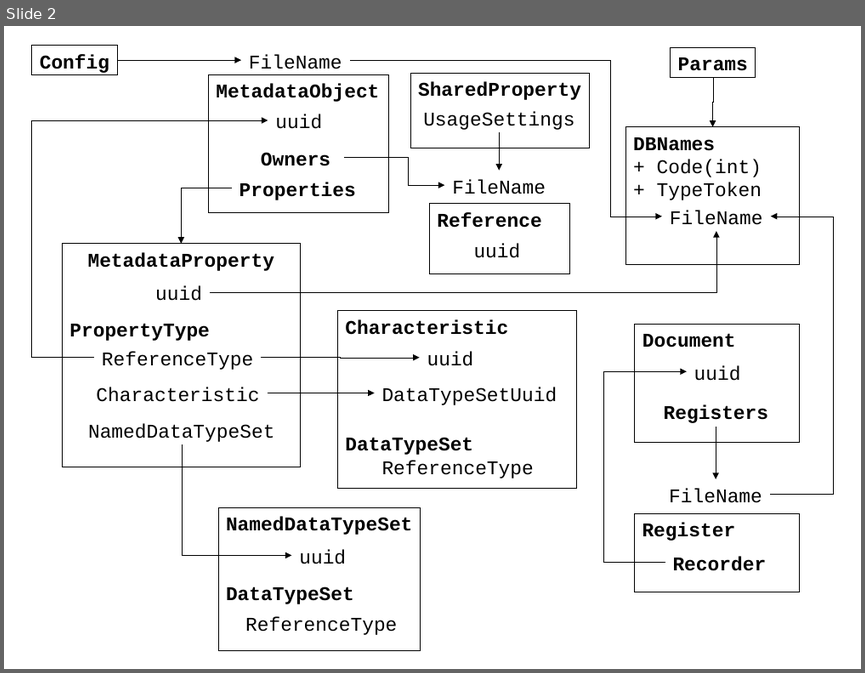
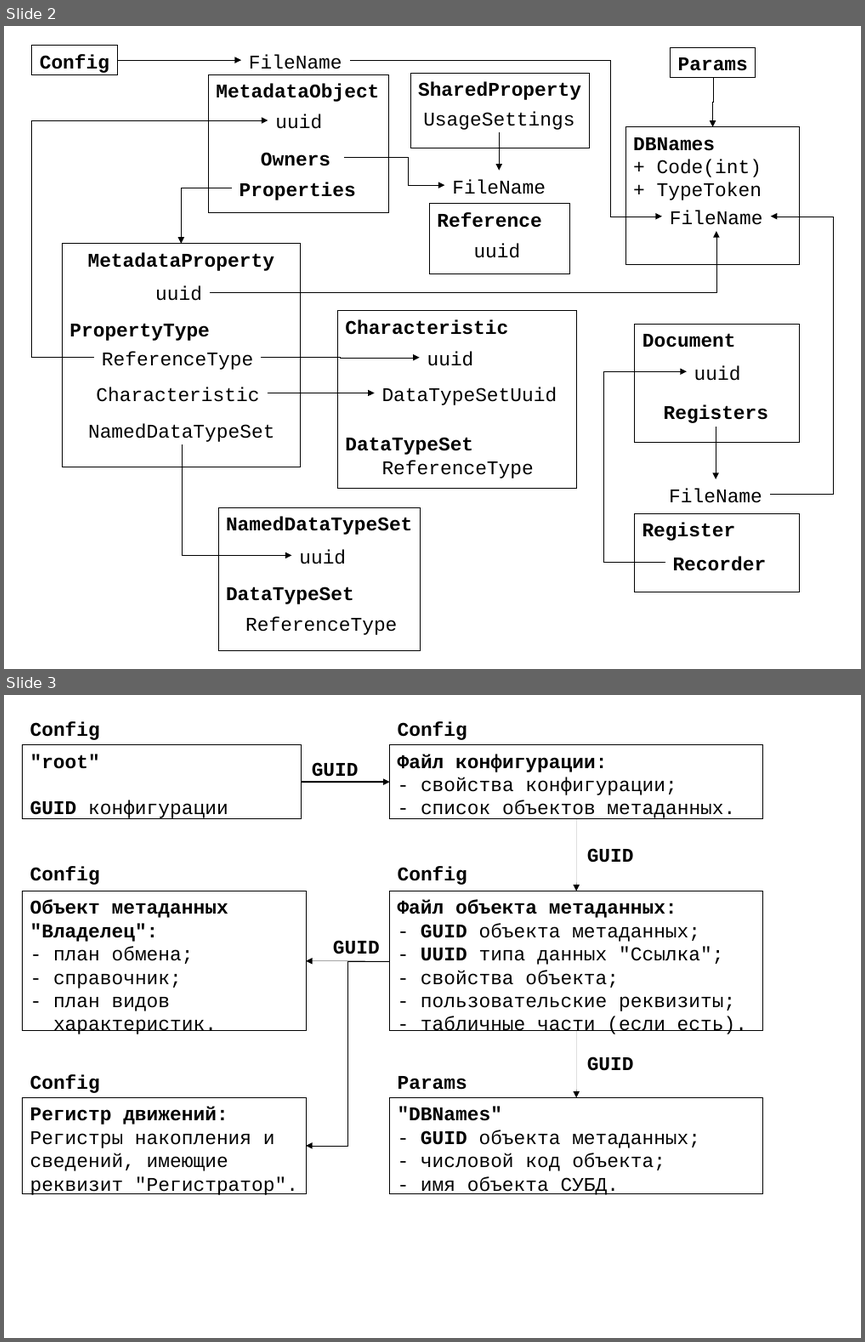
Before and after one commit to zhichkin/dajet-metadata, a slide deck: doc/Class diagram.odp. Shown one above the other, each under a label of ours: slide 2 before the commit, slides 2 and 3 after it. The pictures are 865x673 and 865x1342 pixels, drawn with LibreOffice and Linux fonts; fonts in the diff are those of the drawing. Boxes give left, top, right and bottom in pixels: in the first picture for what was removed or moved away, otherwise in the second. Text is boxed around its words. In the diff, an @@ line names an element or a change of style, - is before the commit and + after.

```diff
--- a/doc/Class diagram.odp
+++ b/doc/Class diagram.odp
@@ slide 3 added at [4, 695, 861, 1338], background #FFFFFF @@
@@ rectangle added at [23, 745, 301, 818], outline #000000 0 pt, 18 pt, text #000000 @@
+"root"
+GUID конфигурации
@@ text added at [30, 722, 100, 740], 18 pt, text #000000, bold @@
+Config
@@ rectangle added at [390, 745, 763, 818], outline #000000 0 pt, 18 pt, text #000000 @@
+Файл конфигурации:
+- свойства конфигурации;
+- список объектов метаданных.
@@ text added at [398, 722, 467, 740], 18 pt, text #000000, bold @@
+Config
@@ text added at [312, 762, 358, 783], 18 pt, text #000000, bold @@
+GUID
@@ arrow added from (301, 782) to (390, 782), #000000 1.5 pt @@
@@ arrow added from (576, 818) to (576, 891), #000000 0 pt @@
@@ text added at [30, 866, 100, 885], 18 pt, text #000000, bold @@
+Config
@@ text added at [398, 866, 467, 885], 18 pt, text #000000, bold @@
+Config
@@ text added at [587, 848, 634, 862], 18 pt, text #000000, bold @@
+GUID
@@ rectangle added at [23, 891, 307, 1031], outline #000000 0 pt, 18 pt, text #000000 @@
+Объект метаданных
+"Владелец":
+- план обмена;
+- справочник;
+- план видов
+характеристик.
@@ rectangle added at [390, 891, 763, 1031], outline #000000 0 pt, 18 pt, text #000000 @@
+Файл объекта метаданных:
+- GUID объекта метаданных;
+- UUID типа данных "Ссылка";
+- свойства объекта;
+- пользовательские реквизиты;
+- табличные части (если есть).
@@ text added at [333, 940, 380, 954], 18 pt, text #000000, bold @@
+GUID
@@ arrow added from (390, 961) to (306, 961), #000000 0 pt @@
@@ elbow arrow added from (390, 961) to (306, 1145), #000000 0 pt @@
@@ arrow added from (576, 1031) to (576, 1098), #000000 0 pt @@
@@ text added at [30, 1074, 100, 1093], 18 pt, text #000000, bold @@
+Config
@@ text added at [398, 1076, 467, 1089], 18 pt, text #000000, bold @@
+Params
@@ text added at [587, 1056, 634, 1071], 18 pt, text #000000, bold @@
+GUID
@@ rectangle added at [23, 1098, 307, 1193], outline #000000 0 pt, 18 pt, text #000000 @@
+Регистр движений:
+Регистры накопления и
+сведений, имеющие
+реквизит "Регистратор".
@@ rectangle added at [390, 1098, 763, 1193], outline #000000 0 pt, 18 pt, text #000000 @@
+"DBNames"
+- GUID объекта метаданных;
+- числовой код объекта;
+- имя объекта СУБД.
```
Also in this commit, not shown: 1 other slide added.
